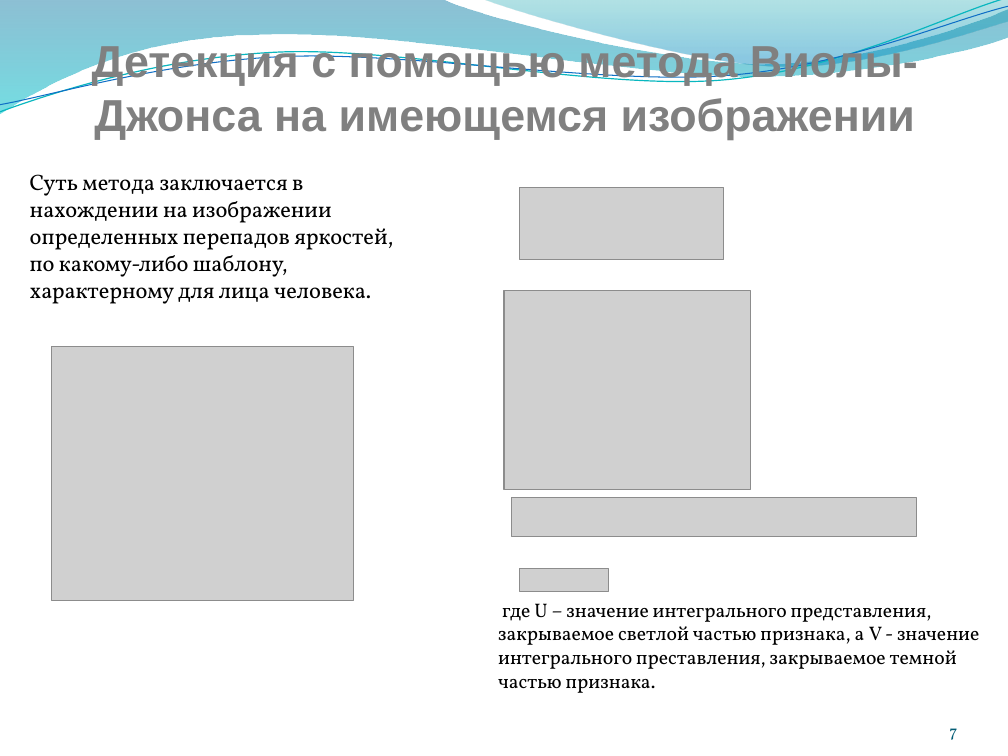
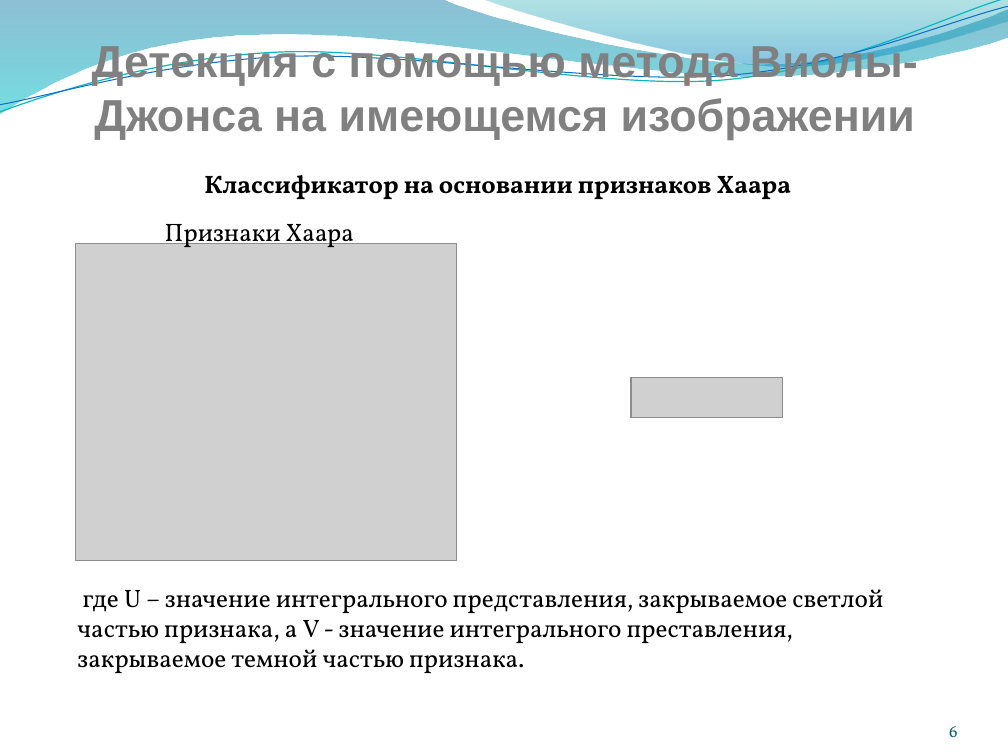
Before and after one commit to lao777/detectKeypointFace, a slide deck: slide 6 of text/Doklad.pptx (slide 7 before the commit). Drawn at 1008x756 pixels with LibreOffice and Linux fonts; fonts in the diff are those of the drawing; grey boxes stand for pictures. Boxes give left, top, right and bottom in pixels: in the first picture for what was removed or moved away, otherwise in the second. Text is boxed around its words. In the diff, an @@ line names an element or a change of style, - is before the commit and + after.

```diff
--- a/text/Doklad.pptx
+++ b/text/Doklad.pptx
@@ text removed at [30,174,393,304] @@
-Суть метода заключается в нахождении на изображении определенных перепадов яркостей, по какому-либо шаблону, характерному для лица человека.
@@ text added at [204,175,791,199], 18 pt, text #000000, bold @@
+Классификатор на основании признаков Хаара
@@ picture removed at [520,187,724,260] @@
@@ text added at [165,224,354,252], 18 pt, text #000000 @@
+Признаки Хаара
@@ picture: place and size @@
-picture at [51,347,353,601]
+picture at [76,243,457,560]
@@ picture removed at [504,290,750,489] @@
@@ picture: place and size @@
-picture at [520,569,609,592]
+picture at [631,378,782,417]
@@ picture removed at [512,497,916,537] @@
@@ text "где U – значение интегрального ...": place and size @@
-text "где U – значение интегрального ..." at [498,603,979,693]
+text "где U – значение интегрального ..." at [77,589,883,673]
@@ text "где U – значение интегрального ..." at [77,589,883,673]: size 14 to 18 pt @@
@@ page number at [949,726,957,737]: text changed @@
-7
+6
```
Also in this commit, not shown: 5 other slides changed, 4 slides added, 3 slides removed.
